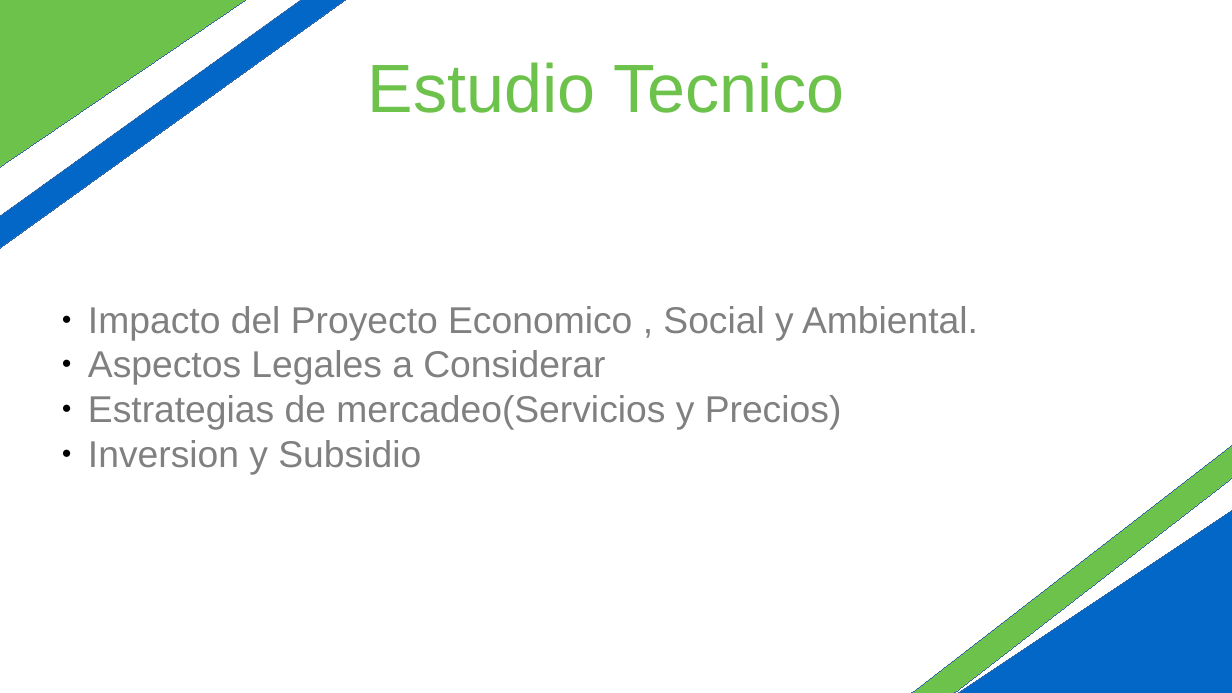
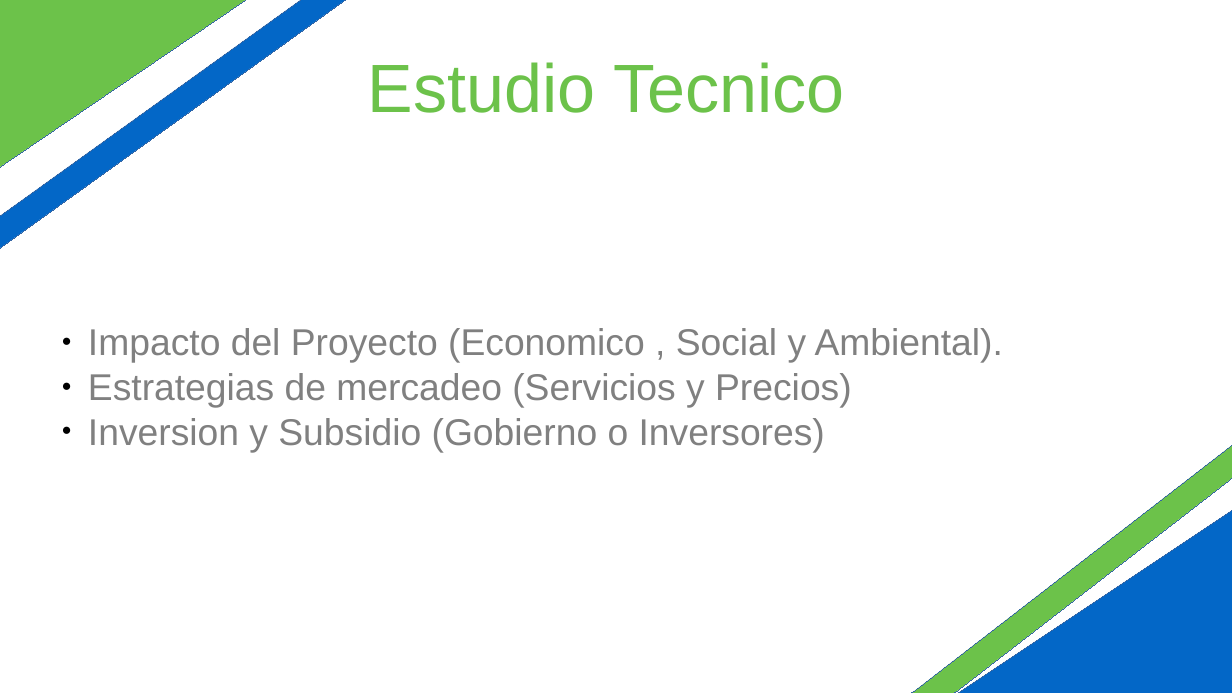
Before and after one commit to klbsoft/OptiVia, a slide deck: slide 24 of docs/Presentation_Ready.odp (slide 14 before the commit). Drawn at 1232x693 pixels with LibreOffice and Linux fonts; fonts in the diff are those of the drawing. Boxes give left, top, right and bottom in pixels: in the first picture for what was removed or moved away, otherwise in the second. Text is boxed around its words. In the diff, an @@ line names an element or a change of style, - is before the commit and + after.

```diff
--- a/docs/Presentation_Ready.odp
+++ b/docs/Presentation_Ready.odp
@@ subtitle at (88,328,1003,452): text changed @@
-● Impacto del Proyecto Economico , Social y Ambiental.
-● Aspectos Legales a Considerar
-● Estrategias de mercadeo(Servicios y Precios)
-● Inversion y Subsidio
+● Impacto del Proyecto (Economico , Social y Ambiental).
+● Estrategias de mercadeo (Servicios y Precios)
+● Inversion y Subsidio (Gobierno o Inversores)
```
Also in this commit, not shown: 4 other slides changed, 13 slides added, 3 slides removed, 6 other files.
